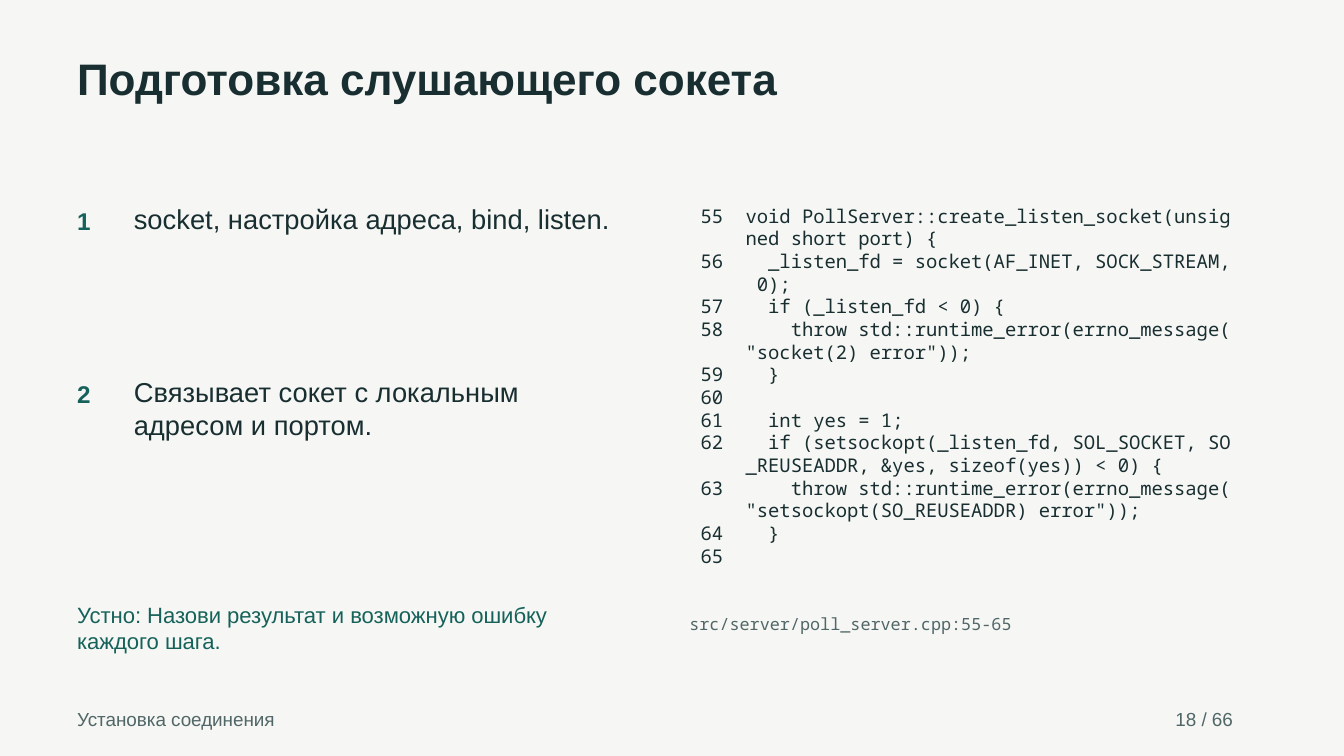
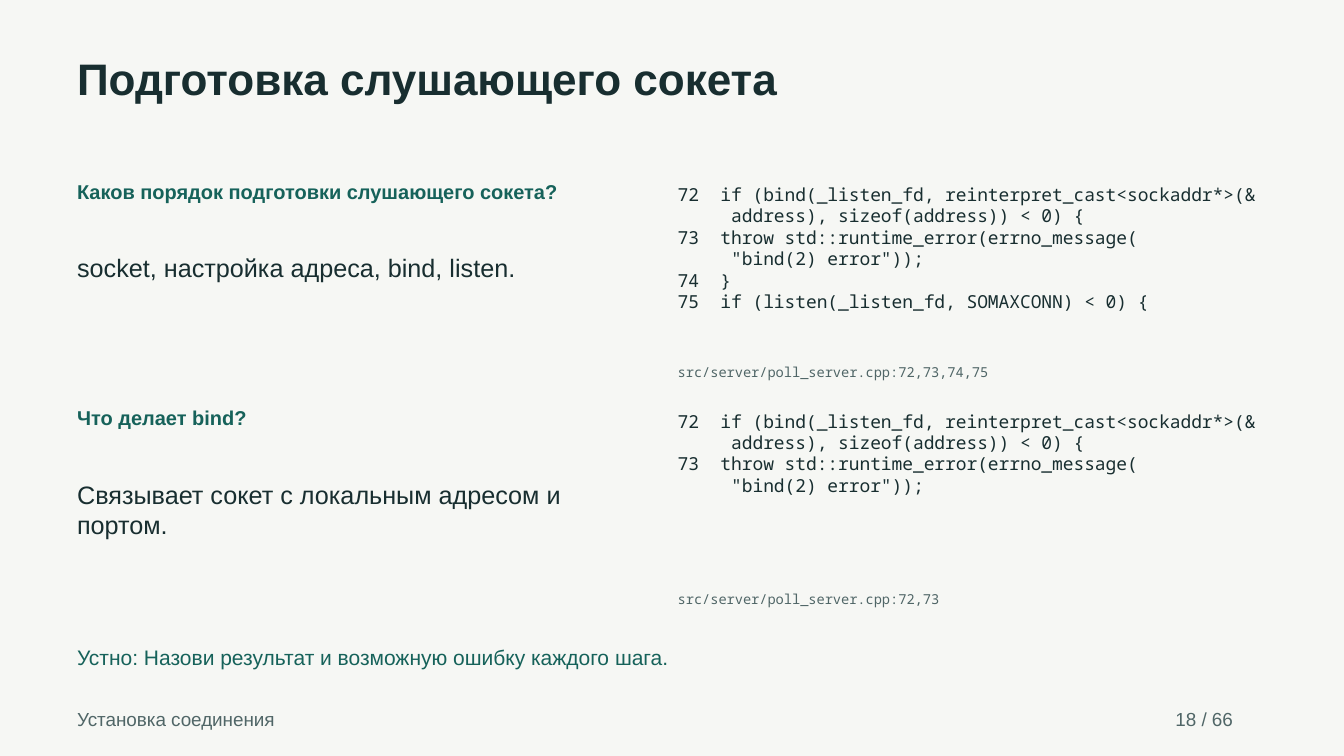
Before and after one commit to AlexUner/alexey-tcp-defense, a slide deck: slide 18 of presentation.pptx. Drawn at 1344x756 pixels with LibreOffice and Linux fonts; fonts in the diff are those of the drawing. Boxes give left, top, right and bottom in pixels: in the first picture for what was removed or moved away, otherwise in the second. Text is boxed around its words. In the diff, an @@ line names an element or a change of style, - is before the commit and + after.

```diff
--- a/presentation.pptx
+++ b/presentation.pptx
@@ text added at [77,185,557,203], 14.2 pt, text #16625A, bold @@
+Каков порядок подготовки слушающего сокета?
@@ text added at [678,187,1255,311], 12.8 pt, text #182E30 @@
+72 if (bind(_listen_fd, reinterpret_cast<sockaddr*>(&
+address), sizeof(address)) < 0) {
+73 throw std::runtime_error(errno_message(
+"bind(2) error"));
+74 }
+75 if (listen(_listen_fd, SOMAXCONN) < 0) {
@@ text removed at [701,208,1231,522] @@
-55 void PollServer::create_listen_socket(unsig
-ned short port) {
-56 _listen_fd = socket(AF_INET, SOCK_STREAM,
-0);
-57 if (_listen_fd < 0) {
-58 throw std::runtime_error(errno_message(
-"socket(2) error"));
-59 }
-60
-61 int yes = 1;
-62 if (setsockopt(_listen_fd, SOL_SOCKET, SO
-_REUSEADDR, &yes, sizeof(yes)) < 0) {
-63 throw std::runtime_error(errno_message(
-"setsockopt(SO_REUSEADDR) error"));
-64 }
-65
@@ text removed at [77,213,90,230] @@
-1
@@ text "socket, настройка адреса, bind, listen.": place and size @@
-text "socket, настройка адреса, bind, listen." at [134,208,609,234]
+text "socket, настройка адреса, bind, listen." at [77,258,515,283]
@@ text "socket, настройка адреса, bind, listen." at [77,258,515,283]: size 19.5 to 18 pt @@
@@ text removed at [77,386,90,403] @@
-2
@@ text added at [678,366,989,381], 9.8 pt, text #506667 @@
+src/server/poll_server.cpp:72,73,74,75
@@ text added at [77,410,246,429], 14.2 pt, text #16625A, bold @@
+Что делает bind?
@@ text added at [678,414,1255,495], 12.8 pt, text #182E30 @@
+72 if (bind(_listen_fd, reinterpret_cast<sockaddr*>(&
+address), sizeof(address)) < 0) {
+73 throw std::runtime_error(errno_message(
+"bind(2) error"));
@@ text "Связывает сокет с локальным адресом ..." at [77,486,561,540]: size 19.5 to 18 pt @@
@@ text "Связывает сокет с локальным адресом ...": place and size @@
-text "Связывает сокет с локальным адресом ..." at [134,383,519,440]
+text "Связывает сокет с локальным адресом ..." at [77,486,561,540]
@@ text at [678,593,940,608]: text changed; size 12 to 9.8 pt @@
-src/server/poll_server.cpp:55-65
+src/server/poll_server.cpp:72,73
@@ text "Устно: Назови результат и возможную ...": place and size @@
-text "Устно: Назови результат и возможную ..." at [77,607,547,654]
+text "Устно: Назови результат и возможную ..." at [77,649,668,669]
@@ text "Устно: Назови результат и возможную ..." at [77,649,668,669]: size 15.8 to 15 pt @@
```
Also in this commit, not shown: 54 other slides changed, 9 slides added, 9 slides removed, 2 other files.
